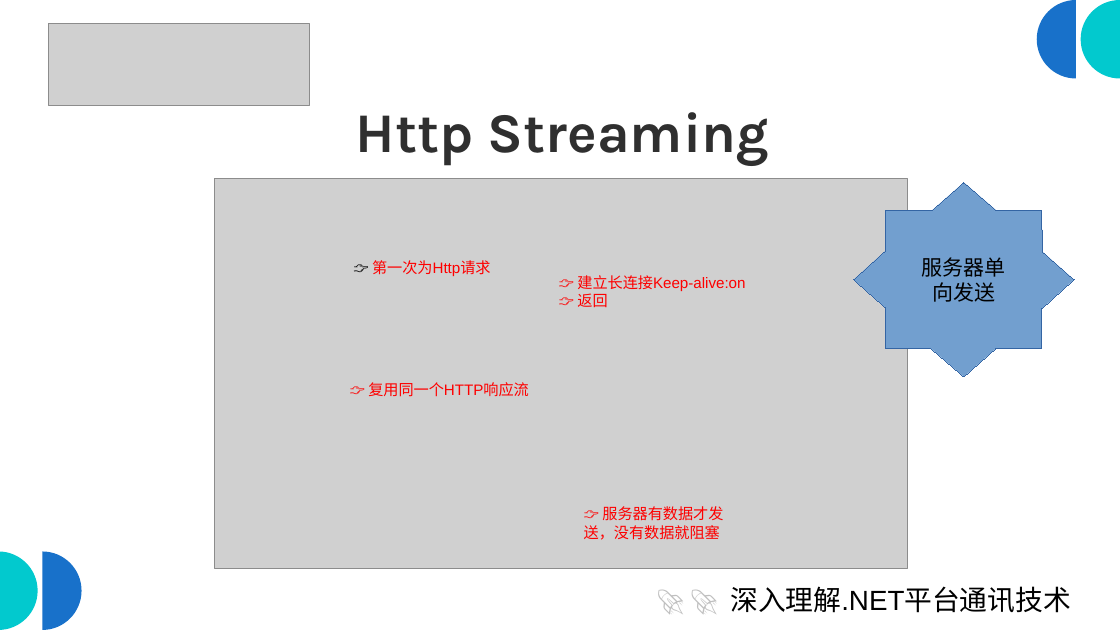
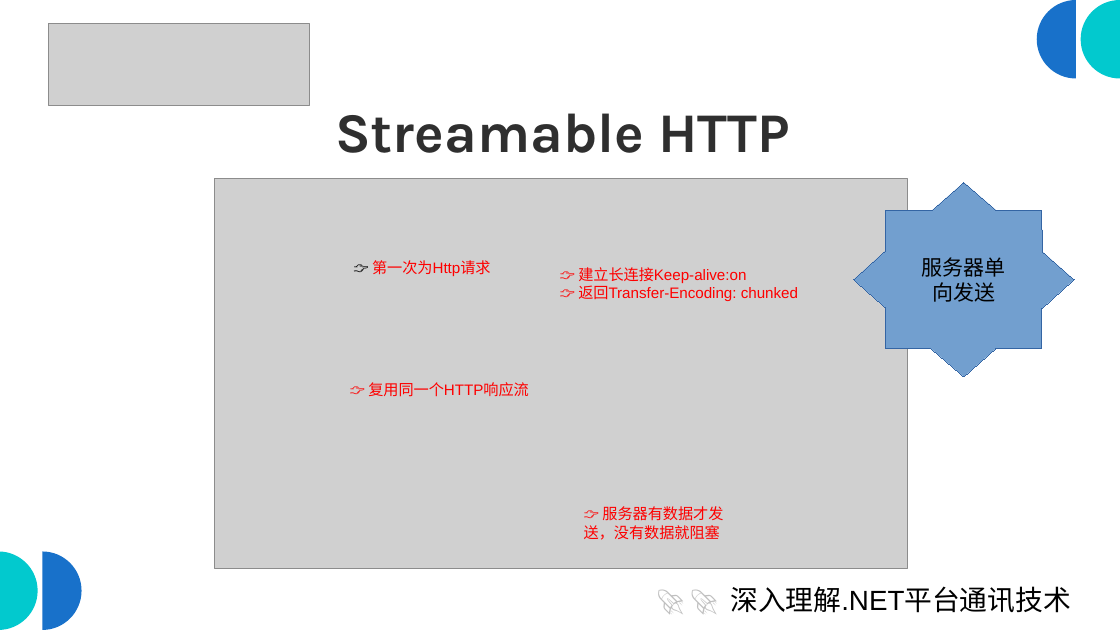
Before and after one commit to scottfly189/dotnet_net_course, a slide deck: slide 4 of src/9.http_streaming/http_streaming.odp (slide 3 before the commit). Drawn at 1120x630 pixels with LibreOffice and Linux fonts; fonts in the diff are those of the drawing; grey boxes stand for pictures. Boxes give left, top, right and bottom in pixels: in the first picture for what was removed or moved away, otherwise in the second. Text is boxed around its words. In the diff, an @@ line names an element or a change of style, - is before the commit and + after.

```diff
--- a/src/9.http_streaming/http_streaming.odp
+++ b/src/9.http_streaming/http_streaming.odp
@@ title at [335,113,789,153]: text changed @@
-Http Streaming
+Streamable HTTP
@@ text "👉 建立长连接Keep-alive:on": place and size @@
-text "👉 建立长连接Keep-alive:on" at [577,275,746,307]
+text "👉 建立长连接Keep-alive:on" at [578,267,798,301]
@@ text at [578,285,798,301]: text changed @@
-👉 返回
+👉 返回Transfer-Encoding: chunked
```
Also in this commit, not shown: 3 other slides changed, 3 slides added, 5 slides removed, 1 other file.
